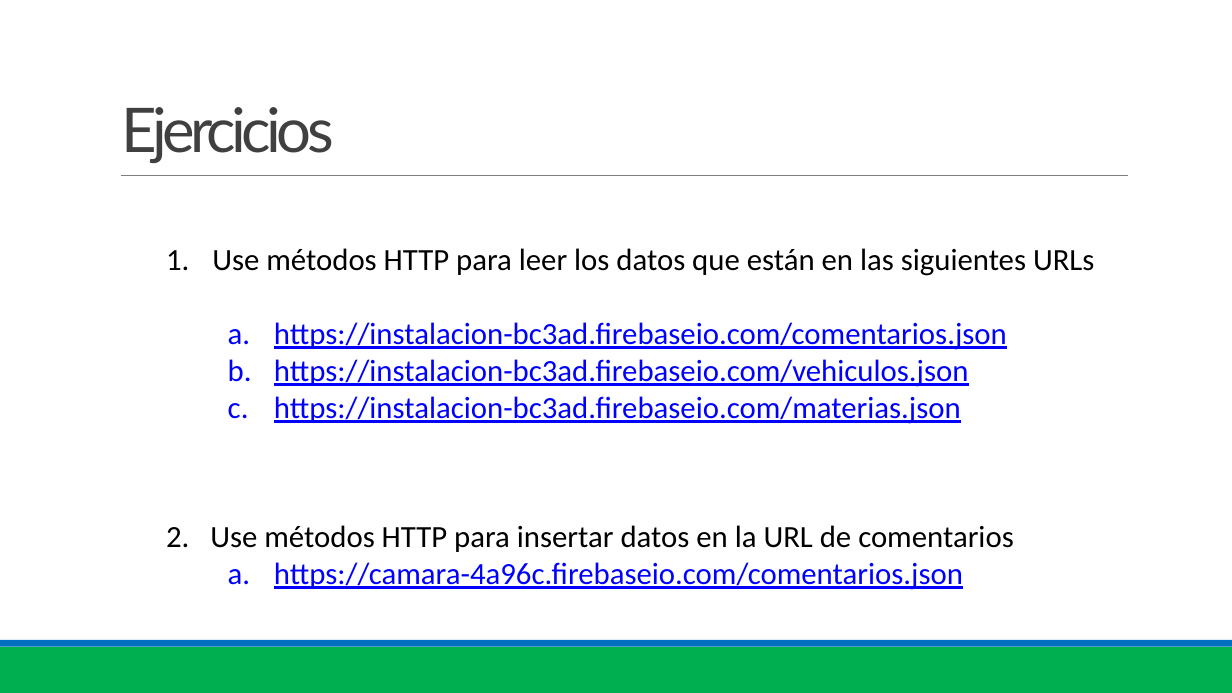
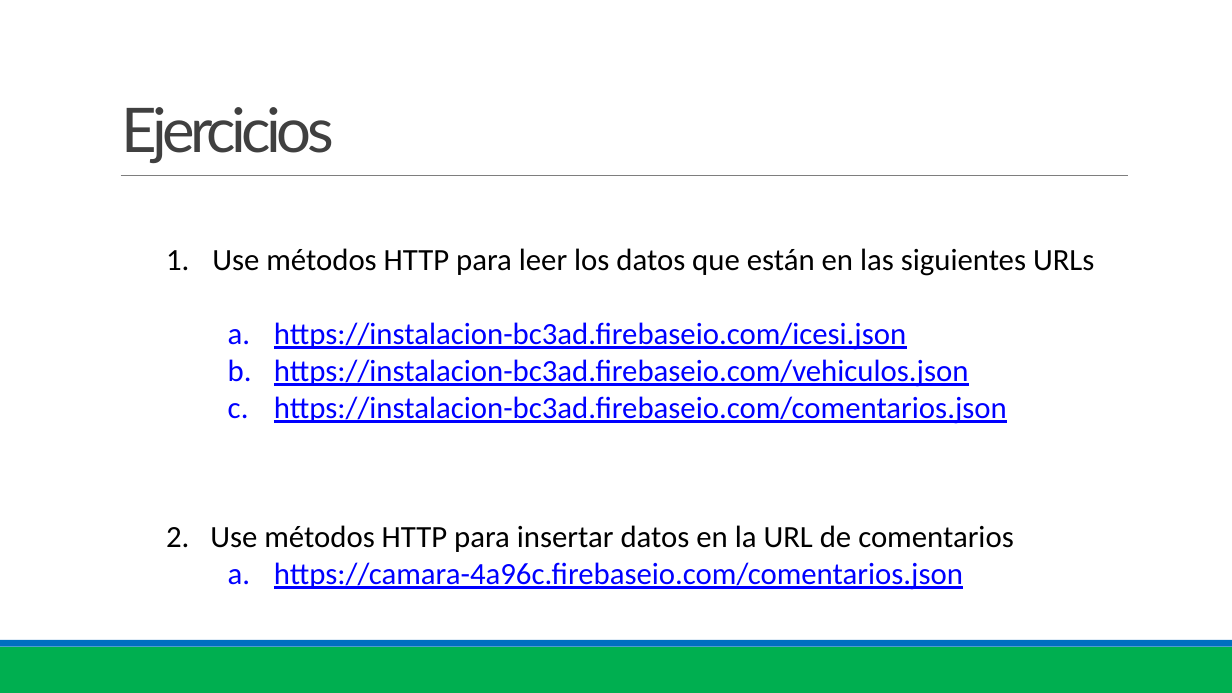
Before and after one commit to Domiciano/AppMoviles192, a slide deck: slide 13 of Clase10/Clase 10.pptx. Drawn at 1232x693 pixels with LibreOffice and Linux fonts; fonts in the diff are those of the drawing. Boxes give left, top, right and bottom in pixels: in the first picture for what was removed or moved away, otherwise in the second. Text is boxed around its words. In the diff, an @@ line names an element or a change of style, - is before the commit and + after.

Commit message:
Semana 10

```diff
--- a/Clase10/Clase 10.pptx
+++ b/Clase10/Clase 10.pptx
@@ text at (274, 322, 969, 387): paragraphs added @@
+  a. https://instalacion-bc3ad.firebaseio.com/icesi.json
+  b. https://instalacion-bc3ad.firebaseio.com/vehiculos.json
@@ text at (274, 359, 969, 424): paragraphs removed @@
-  b. https://instalacion-bc3ad.firebaseio.com/vehiculos.json
-  c. https://instalacion-bc3ad.firebaseio.com/materias.json
```
